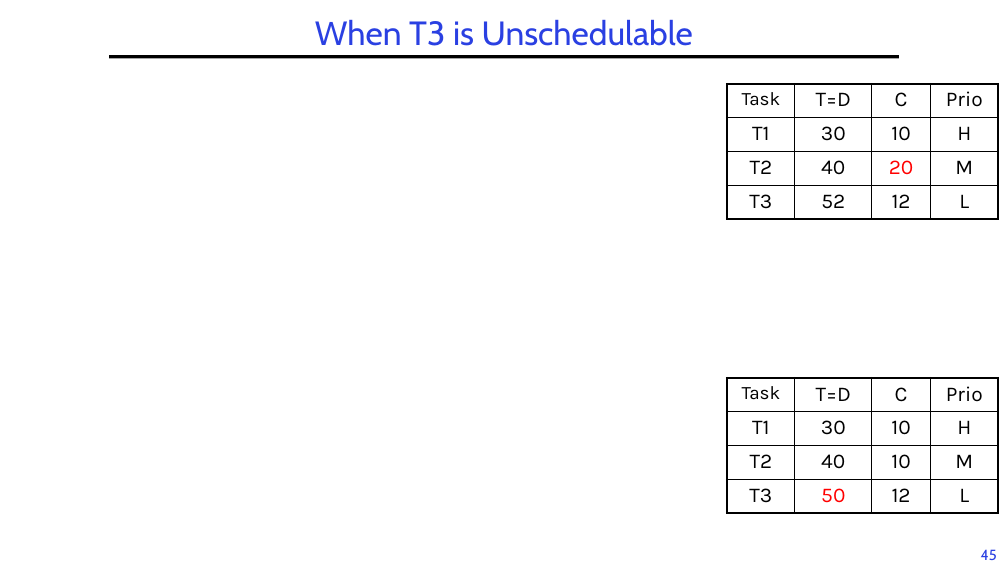
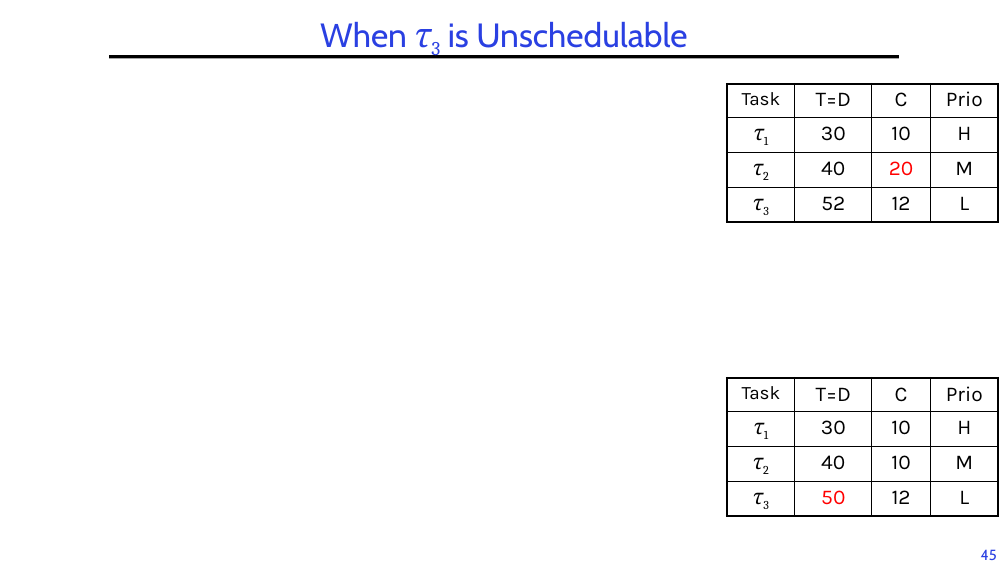
Before and after one commit to guhofstra/CSC112Fa26, a slide deck: slide 45 of PPTs/L6-RTScheduling I.pptx. Drawn at 1008x567 pixels with LibreOffice and Linux fonts; fonts in the diff are those of the drawing; grey boxes stand for pictures. Boxes give left, top, right and bottom in pixels: in the first picture for what was removed or moved away, otherwise in the second. Text is boxed around its words. In the diff, an @@ line names an element or a change of style, - is before the commit and + after.

```diff
--- a/PPTs/L6-RTScheduling I.pptx
+++ b/PPTs/L6-RTScheduling I.pptx
@@ title at (x1=320, y1=21, x2=687, y2=48): text changed @@
-When T3 is Unschedulable
+When τ3 is Unschedulable
@@ table at (x1=727, y1=84, x2=999, y2=219) @@
-row 2, column 1: T1
+row 2, column 1: τ1
-row 3, column 1: T2
+row 3, column 1: τ2
-row 4, column 1: T3
+row 4, column 1: τ3
@@ table at (x1=727, y1=378, x2=999, y2=513) @@
-row 2, column 1: T1
+row 2, column 1: τ1
-row 3, column 1: T2
+row 3, column 1: τ2
-row 4, column 1: T3
+row 4, column 1: τ3
```
Also in this commit, not shown: 13 other slides changed, 1 other file.
